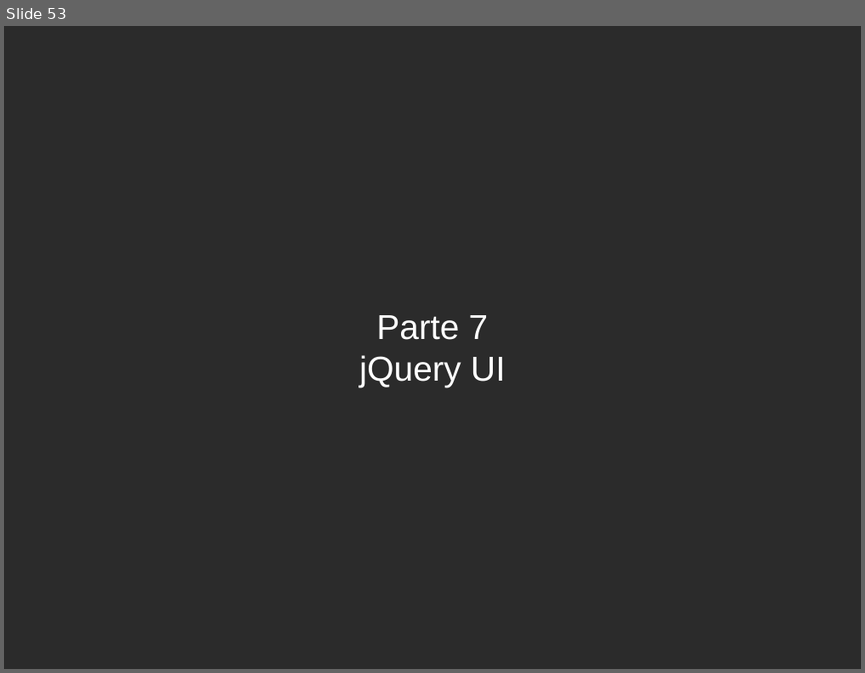
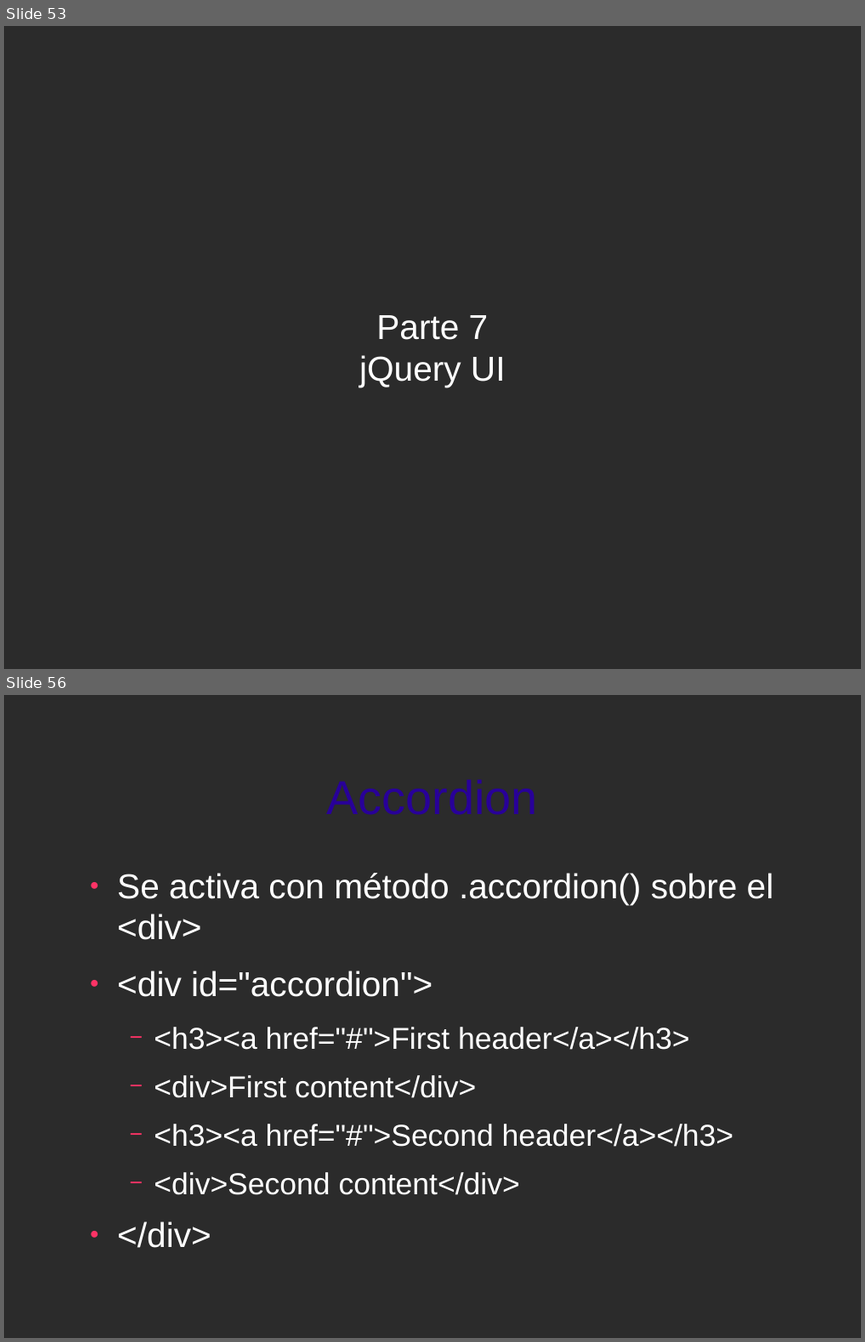
Before and after one commit to jorgeu/curso-jquery, a slide deck: curso-jquery.odp. Shown one above the other, each under a label of ours: slide 53 before the commit, slides 53 and 56 after it; the slides between them are not shown. The pictures are 865x673 and 865x1342 pixels, drawn with LibreOffice and Linux fonts; fonts in the diff are those of the drawing; background and template pictures are left out; a plain dark background stands for a picture behind light text. Boxes give left, top, right and bottom in pixels: in the first picture for what was removed or moved away, otherwise in the second. Text is boxed around its words. In the diff, an @@ line names an element or a change of style, - is before the commit and + after.

```diff
--- a/curso-jquery.odp
+++ b/curso-jquery.odp
@@ slide 56 added at [4,695,861,1338], background picture (left out) @@
@@ title added at [327,779,538,815], 44 pt, text #280099 @@
+Accordion
@@ text added at [117,873,774,1247], 28 pt, text #FFFFFF @@
+● Se activa con método .accordion() sobre el <div>
+● <div id="accordion">
+  − <h3><a href="#">First header</a></h3>
+  − <div>First content</div>
+  − <h3><a href="#">Second header</a></h3>
+  − <div>Second content</div>
+● </div>
```
Also in this commit, not shown: 16 other slides added, 50 other files.
